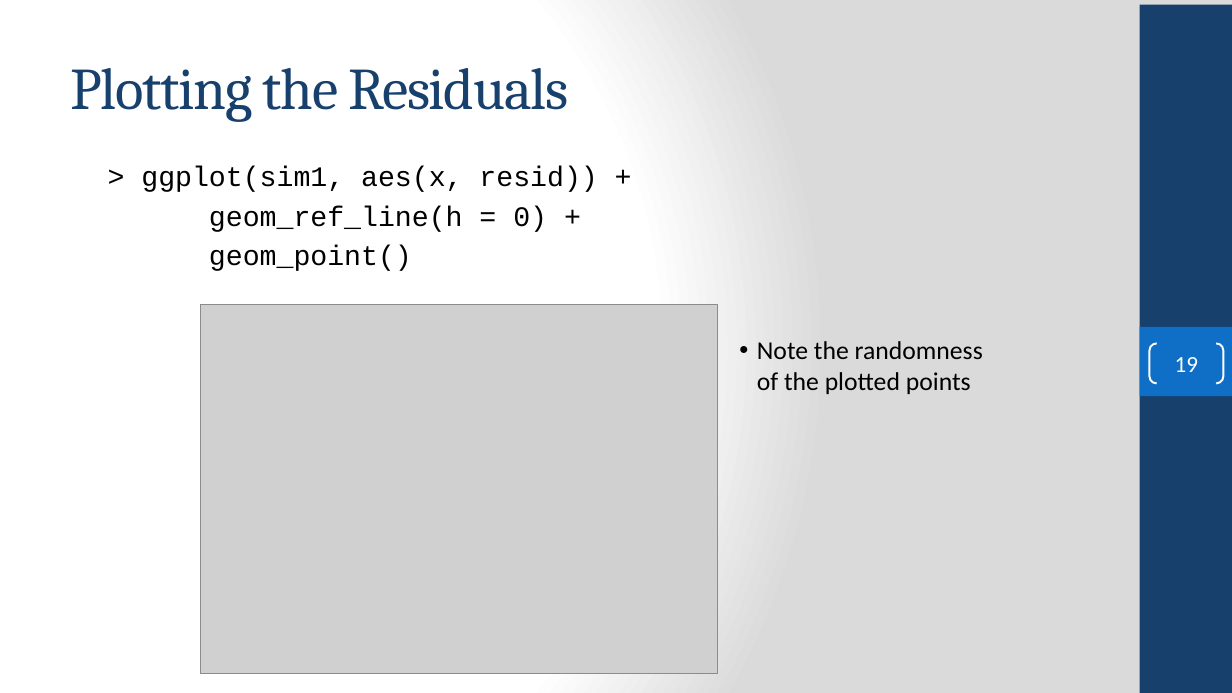
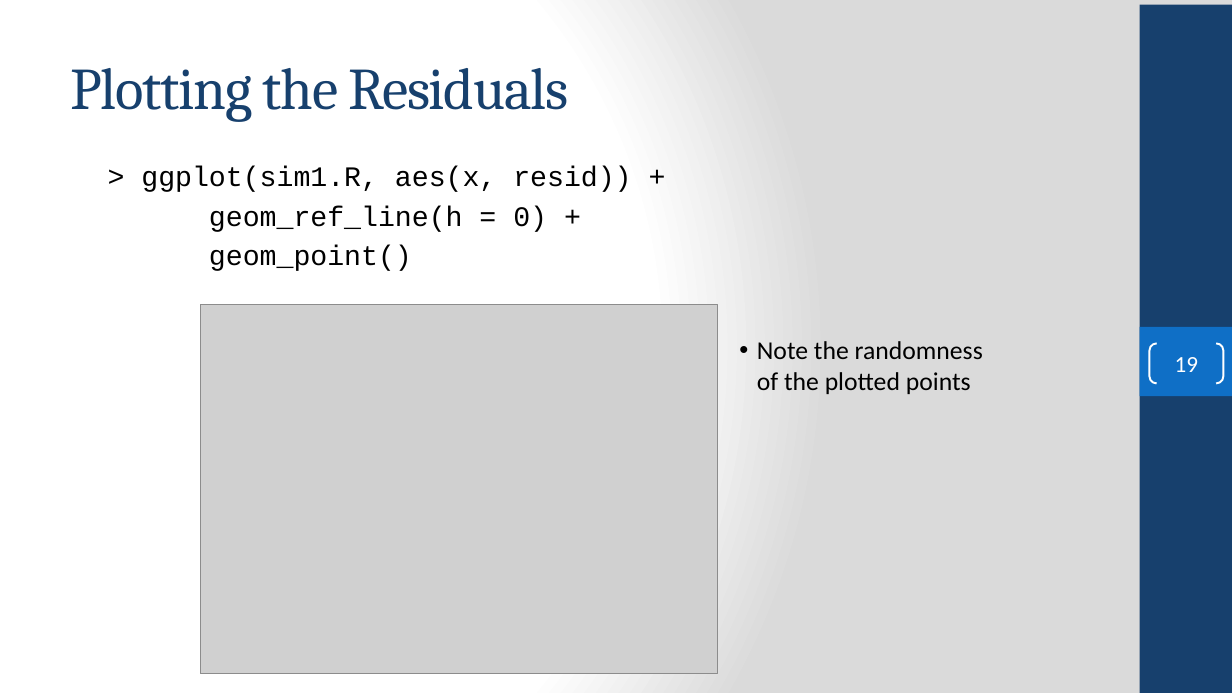
Before and after one commit to FSCJ-COP2073C/cop2073c-FullContent, a slide deck: slide 19 of slides/COP2073C-Module11.pptx. Drawn at 1232x693 pixels with LibreOffice and Linux fonts; fonts in the diff are those of the drawing; grey boxes stand for pictures; background and template pictures are left out. Boxes give left, top, right and bottom in pixels: in the first picture for what was removed or moved away, otherwise in the second. Text is boxed around its words. In the diff, an @@ line names an element or a change of style, - is before the commit and + after.

```diff
--- a/slides/COP2073C-Module11.pptx
+++ b/slides/COP2073C-Module11.pptx
@@ text at box(141, 166, 631, 192): text changed @@
-> ggplot(sim1, aes(x, resid)) +
+> ggplot(sim1.R, aes(x, resid)) +
```
Also in this commit, not shown: 6 other slides changed, 3 other files.
